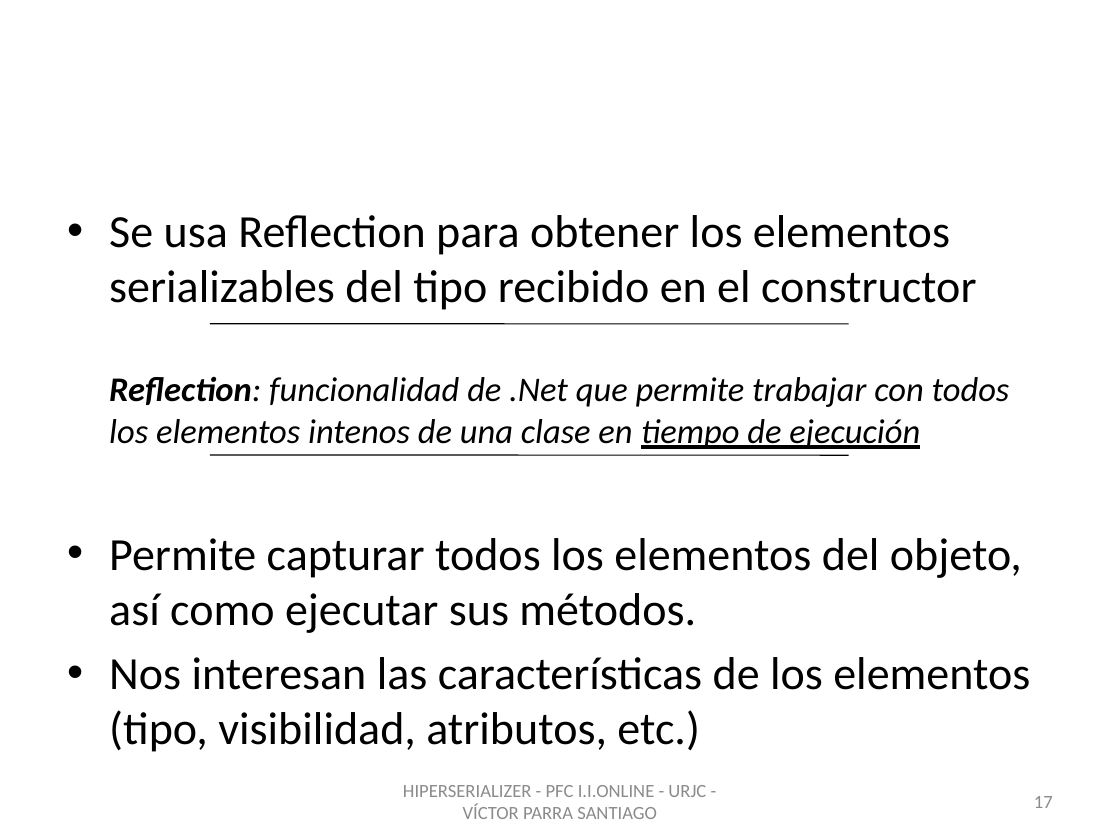
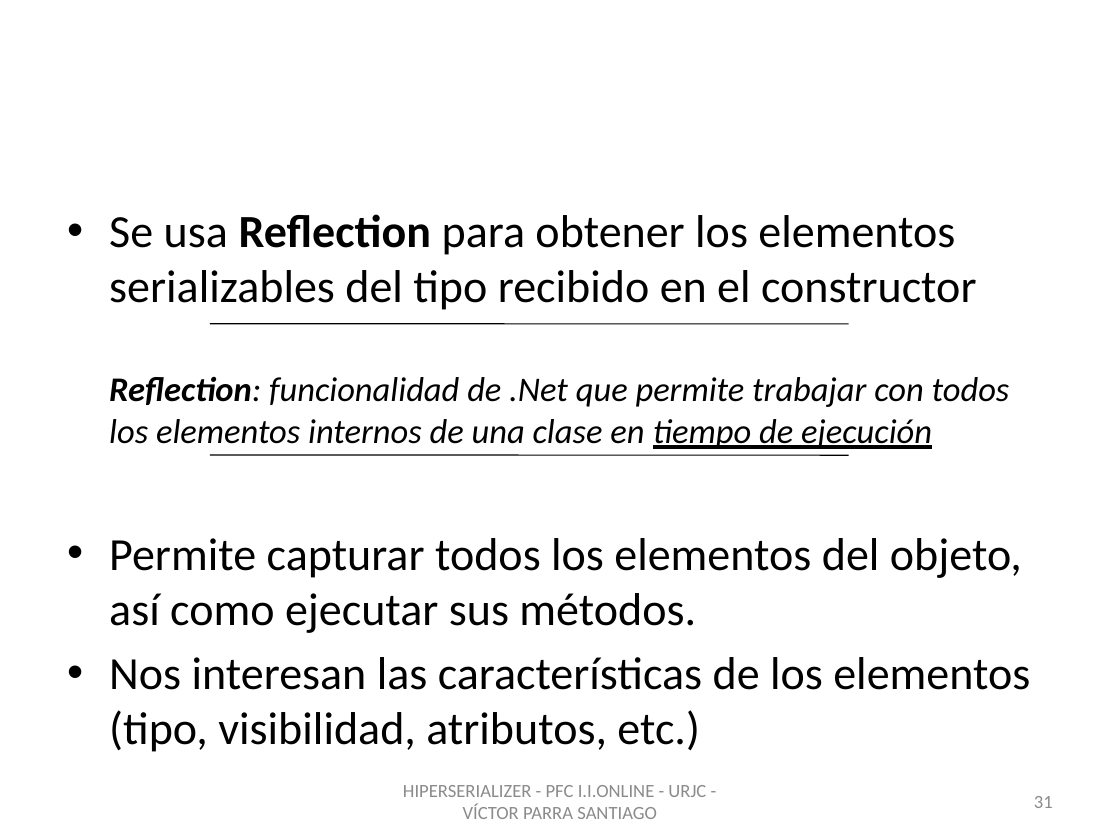
Before and after one commit to vitiparra/ProyectoFinDeCarrera, a slide deck: slide 31 of Memoria/PFC HiperSerializer.pptx (slide 17 before the commit). Drawn at 1120x840 pixels with LibreOffice and Linux fonts; fonts in the diff are those of the drawing; background and template pictures are left out. Boxes give left, top, right and bottom in pixels: in the first picture for what was removed or moved away, otherwise in the second. Text is boxed around its words. In the diff, an @@ line names an element or a change of style, - is before the commit and + after.

```diff
--- a/Memoria/PFC HiperSerializer.pptx
+++ b/Memoria/PFC HiperSerializer.pptx
@@ text at <box>109,214,976,310</box>: bold on in "Reflection" @@
@@ text at <box>109,377,1010,449</box>: text changed @@
-Reflection: funcionalidad de .Net que permite trabajar con todos los elementos intenos de una clase en tiempo de ejecución
+Reflection: funcionalidad de .Net que permite trabajar con todos los elementos internos de una clase en tiempo de ejecución
@@ page number at <box>1034,796,1053,808</box>: text changed @@
-17
+31
```
Also in this commit, not shown: 11 other slides changed, 33 slides added, 7 slides removed, 1 other file.
